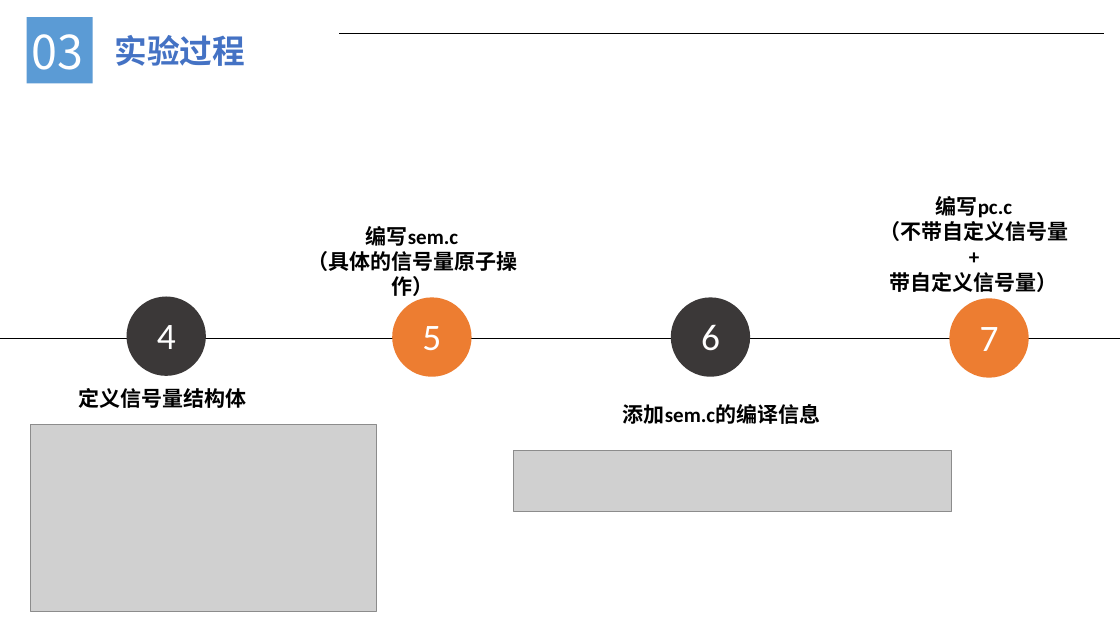
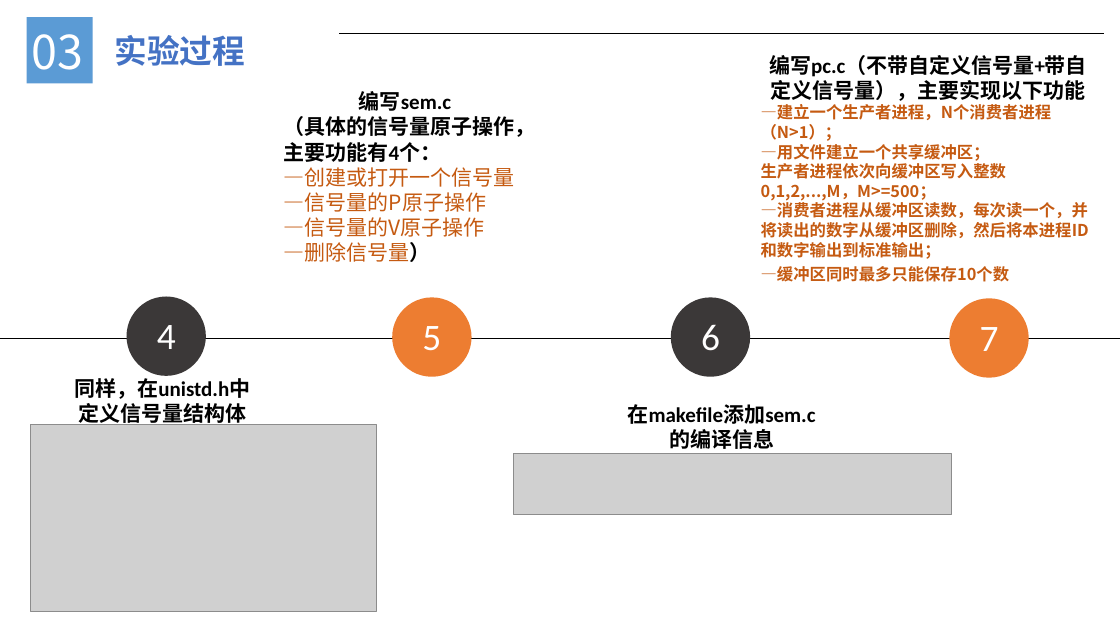
Before and after one commit to HITAmigos/MIC, a slide deck: slide 14 of oslab_report/oslab4.pptx (slide 10 before the commit). Drawn at 1120x630 pixels with LibreOffice and Linux fonts; fonts in the diff are those of the drawing; grey boxes stand for pictures. Boxes give left, top, right and bottom in pixels: in the first picture for what was removed or moved away, otherwise in the second. Text is boxed around its words. In the diff, an @@ line names an element or a change of style, - is before the commit and + after.

```diff
--- a/oslab_report/oslab4.pptx
+++ b/oslab_report/oslab4.pptx
@@ text at [761,55,1089,282]: text changed; size 18 to 14 pt; font Calibri to Noto Sans CJK SC; text colour #000000 to #C55A11 @@
-编写pc.c
-（不带自定义信号量
-+
-带自定义信号量）
+编写pc.c（不带自定义信号量+带自定义信号量），主要实现以下功能
+—建立一个生产者进程，N个消费者进程（N>1）；
+—用文件建立一个共享缓冲区；
+生产者进程依次向缓冲区写入整数0,1,2,...,M，M>=500；
+—消费者进程从缓冲区读数，每次读一个，并将读出的数字从缓冲区删除，然后将本进程ID和数字输出到标准输出；
+—缓冲区同时最多只能保存10个数
@@ text "编写sem.c": place and size @@
-text "编写sem.c" at [307,226,517,271]
+text "编写sem.c" at [284,91,536,262]
@@ text at [284,116,536,262]: text changed; font Calibri to Noto Sans CJK SC; text colour #000000 to #C55A11; bold off @@
-（具体的信号量原子操作）
+（具体的信号量原子操作，主要功能有4个：
+—创建或打开一个信号量
+—信号量的P原子操作
+—信号量的V原子操作
+—删除信号量）
@@ text at [74,375,250,399]: text changed @@
-定义信号量结构体
+同样，在unistd.h中定义信号量结构体
@@ text at [628,404,816,424]: text changed @@
-添加sem.c的编译信息
+在makefile添加sem.c的编译信息
@@ picture: place and size @@
-picture at [513,450,951,511]
+picture at [513,454,951,514]
```
Also in this commit, not shown: 2 other slides changed, 4 slides added, 5 other files.
